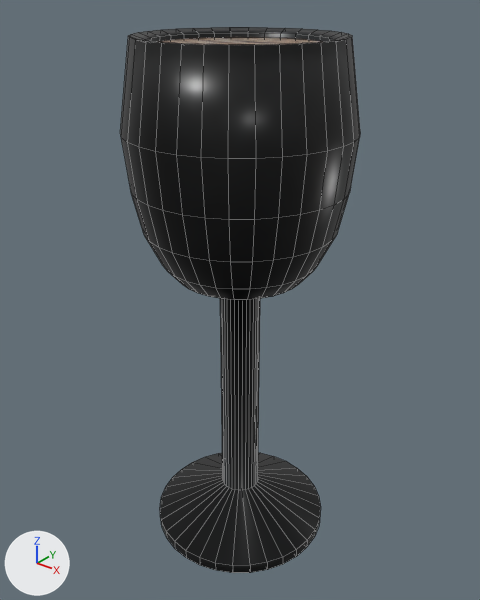
An edit to the OBJ model public/copa/cup.obj, drawn before and after from the same camera.
Rendered twice from a camera (50 mm lens) standing at (1.048, -1.311, 1.609) and looking at (-0.01, 0.011, 0.789). Arrows for +X, +Y and +Z are at lower left; the lights stay in place. Mesh edges are drawn as thin lines. Where no turn or scale is listed for an object, it has been applied to the vertices. Vertices at the same position are counted once.
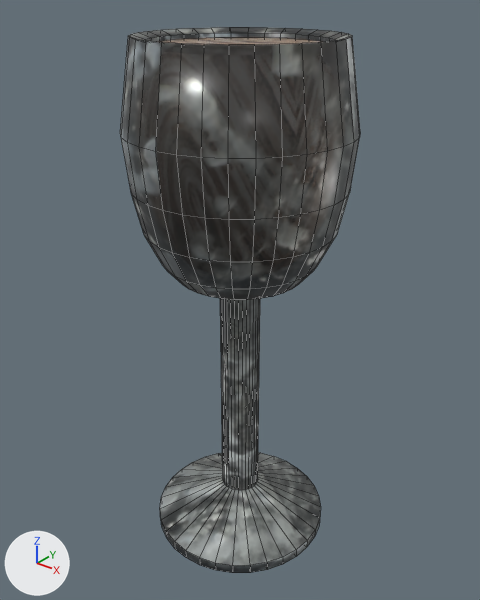
Pixel boxes (x1, y1, x2, y2) of what changed, in the pictures (480 x 600 px):
'Cylinder', surface changed (black to grey)
    both: (120, 27, 360, 573)

The edits, one by one:
Picture 'imperfection_0001_1200.jpg' (img_imperfection_0001_1200_jpg) is new.
Material 'Material.014' (mat_material_014) changes its picture from img_glass2_png to img_imperfection_0001_1200_jpg.
In material 'Material.014' (mat_material_014), alpha goes from 0.986 to 0.777.
me_cylinder has 544 vertices, 514 faces and spans x -0.296..0.296, y -0.296..0.296, z 0.03..1.487.
me_cylinder is used by ob_cylinder; location (0.0, 0.0, 0.0).
me_cylinder part 1: texture (UV) coordinates of 514 of 514 faces, centred in x -0.286..0.286, y -0.286..0.286, z 0.045..1.482, changed; they spanned u 0.7..0.86, v 0.39..0.57 and now span u 0.19..0.81, v 0.18..0.85.
